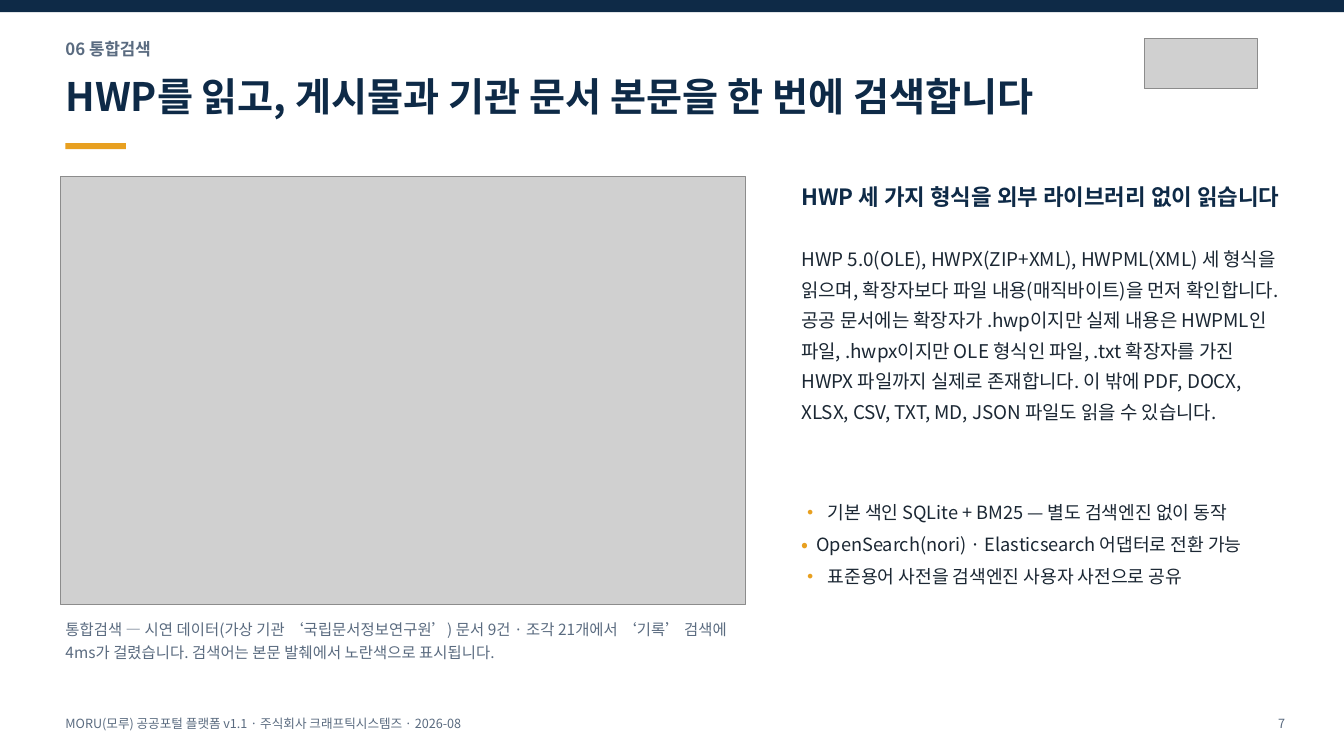
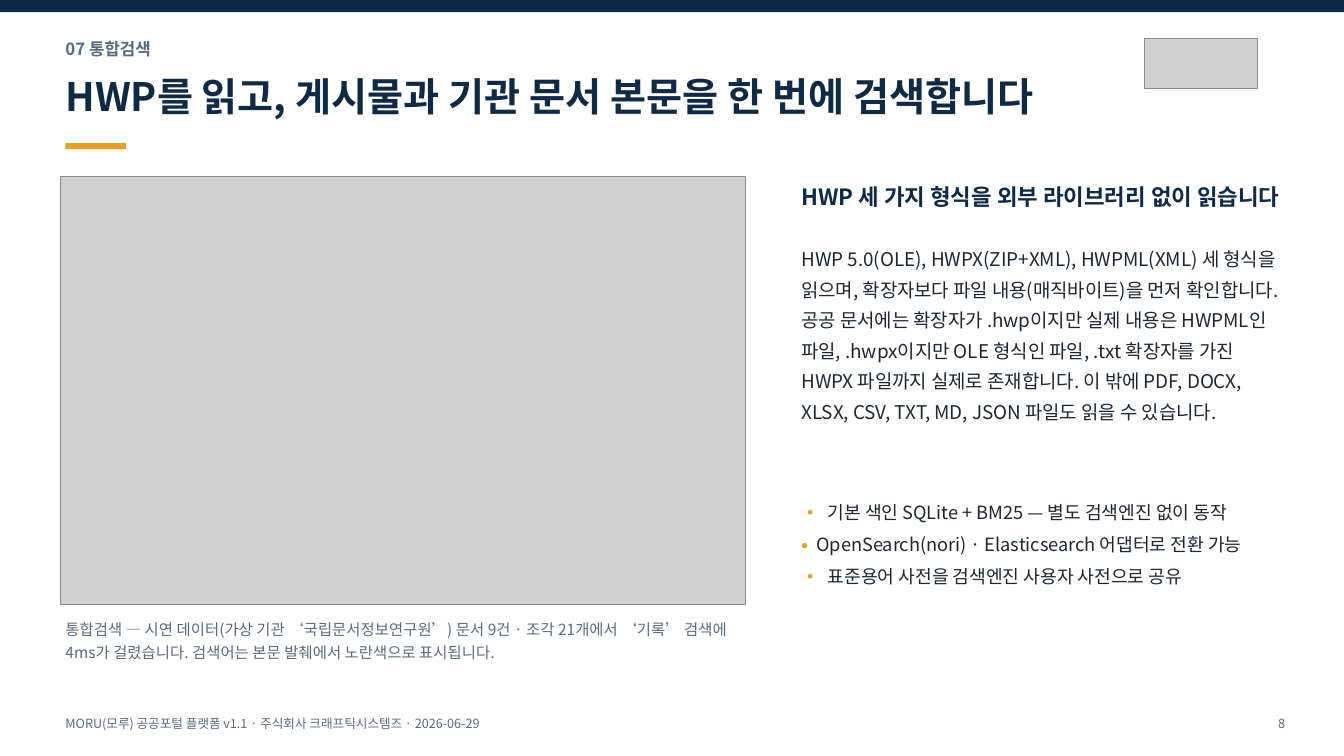
Before and after one commit to mhb8436/moru-release, a slide deck: slide 8 of docs/MORU-발표자료-v1.1.pptx (slide 7 before the commit). Drawn at 1344x756 pixels with LibreOffice and Linux fonts; fonts in the diff are those of the drawing; grey boxes stand for pictures. Boxes give left, top, right and bottom in pixels: in the first picture for what was removed or moved away, otherwise in the second. Text is boxed around its words. In the diff, an @@ line names an element or a change of style, - is before the commit and + after.

```diff
--- a/docs/MORU-발표자료-v1.1.pptx
+++ b/docs/MORU-발표자료-v1.1.pptx
@@ text at (65,41,151,57): text changed @@
-06 통합검색
+07 통합검색
@@ text at (65,717,480,731): text changed @@
-MORU(모루) 공공포털 플랫폼 v1.1 · 주식회사 크래프틱시스템즈 · 2026-08
+MORU(모루) 공공포털 플랫폼 v1.1 · 주식회사 크래프틱시스템즈 · 2026-06-29
@@ text at (1278,718,1285,728): text changed @@
-7
+8
```
Also in this commit, not shown: 14 other slides changed, 1 slide added, 6 other files.
